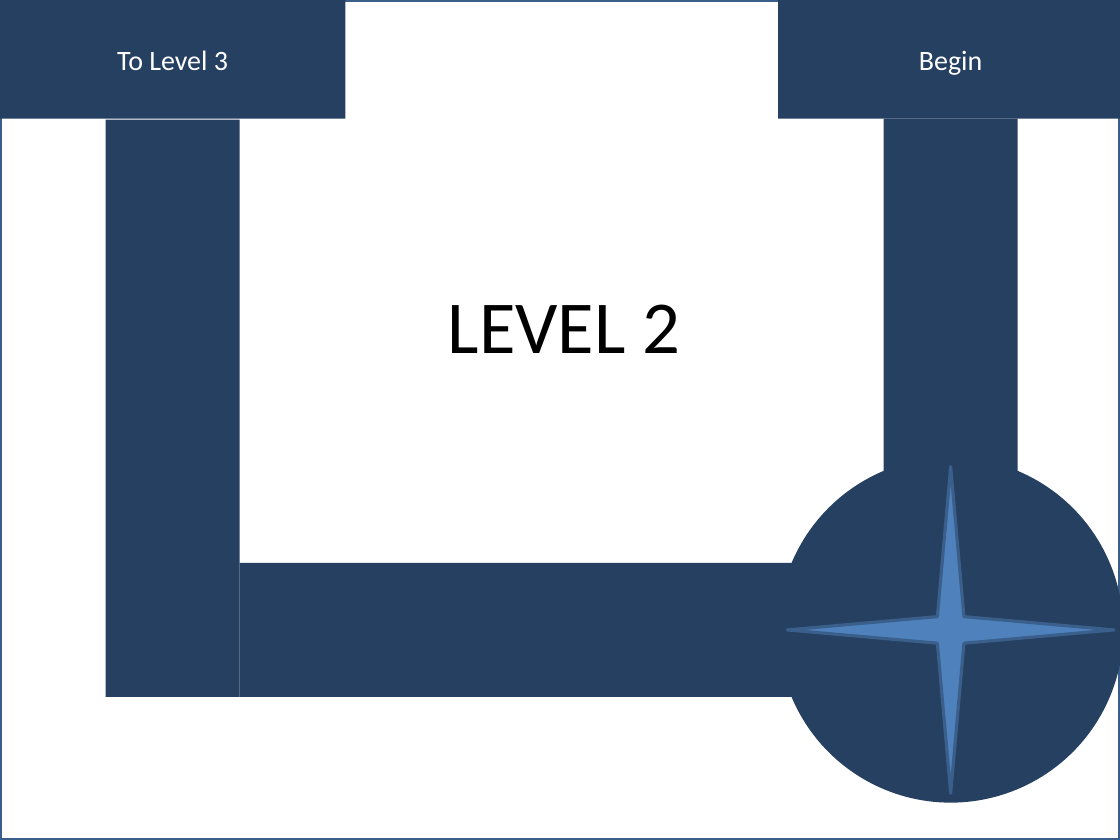
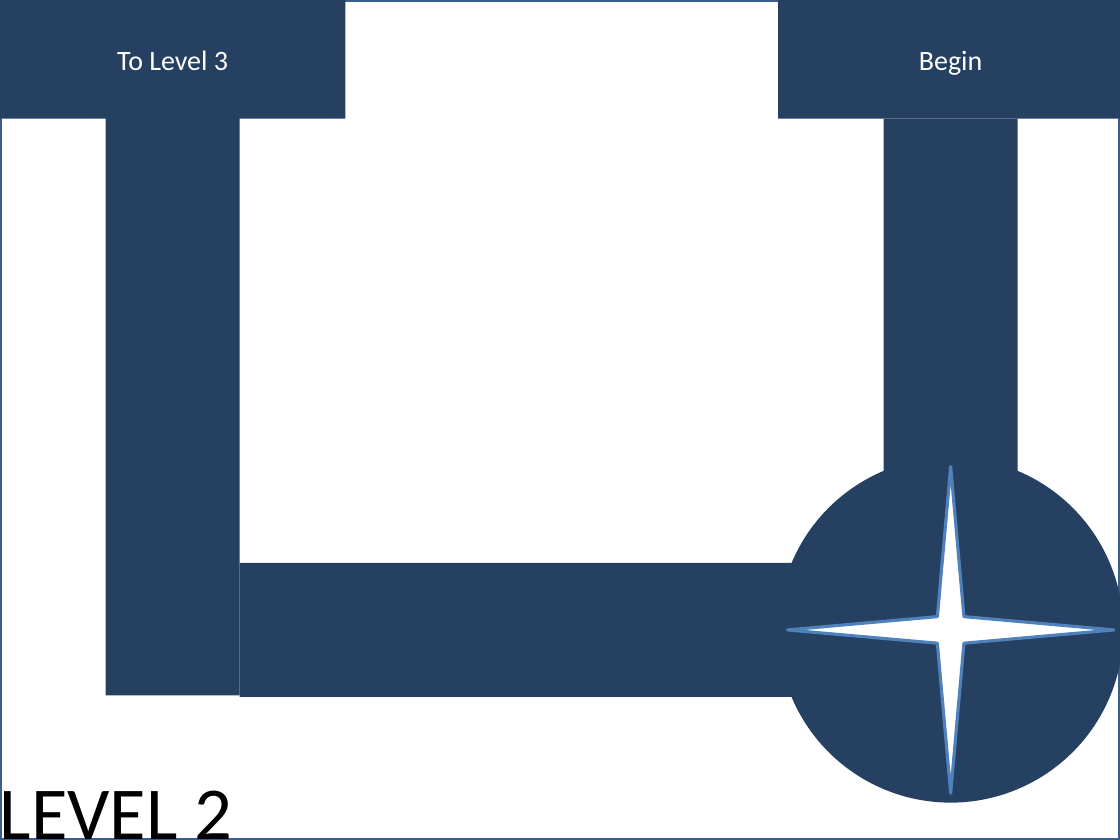
Before and after one commit to beerpsi/powerpoint-maze, a slide deck: slide 3 of Maze game.pptm. Drawn at 1120x840 pixels with LibreOffice and Linux fonts; fonts in the diff are those of the drawing. Boxes give left, top, right and bottom in pixels: in the first picture for what was removed or moved away, otherwise in the second. Text is boxed around its words. In the diff, an @@ line names an element or a change of style, - is before the commit and + after.

```diff
--- a/Maze game.pptm
+++ b/Maze game.pptm
@@ star at [787,467,1114,794]: fill #4F81BD to #FFFFFF; outline #3A5F8C 2 pt to #4F81BD 2 pt @@
@@ text "LEVEL 2" rewrapped from [448,304,681,353] to [0,777,233,840] @@
```
Also in this commit, not shown: 3 other slides changed, 3 slides added, 2 slides removed.
